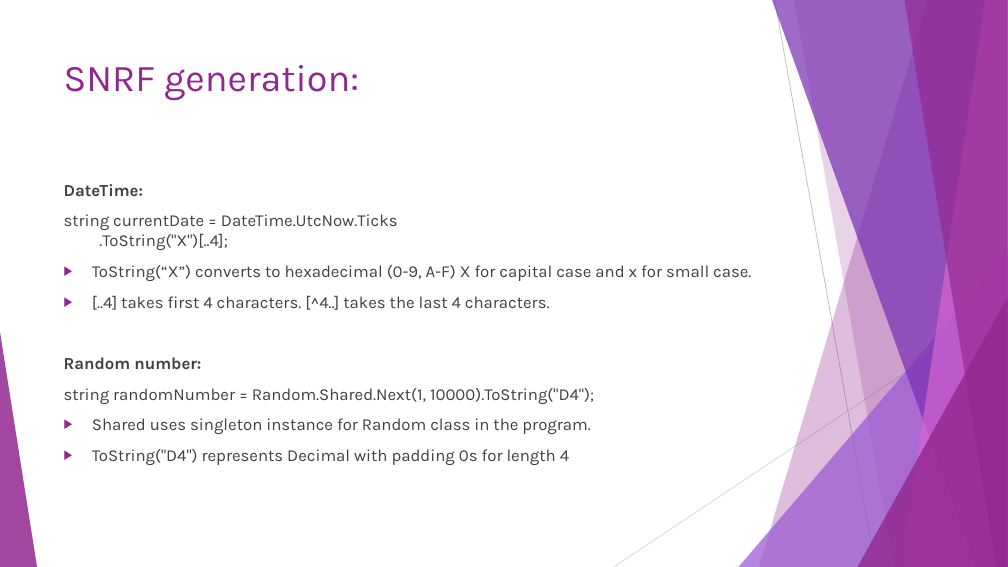
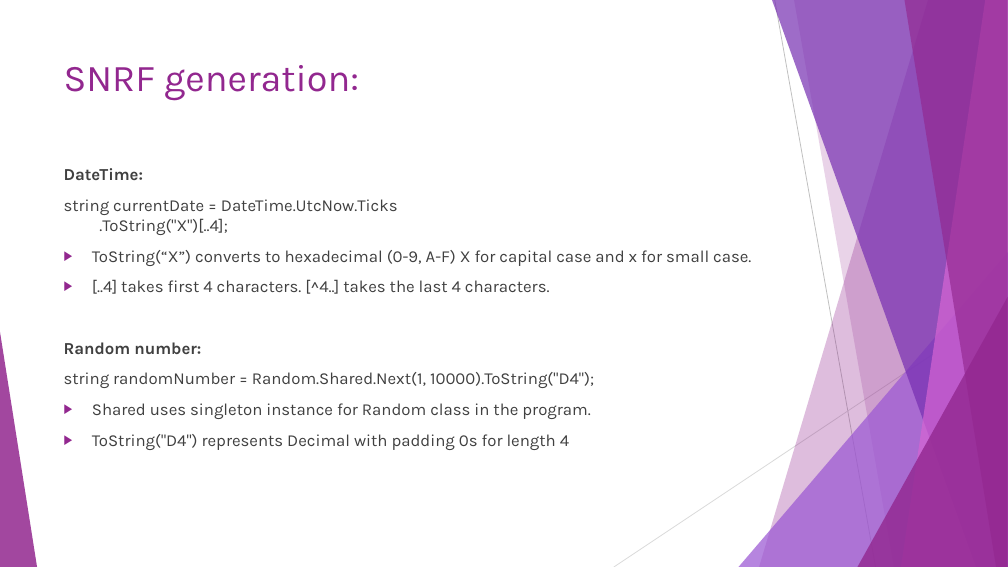
Before and after one commit to Sakthi-kc/Hands-on-.NET-projects, a slide deck: slide 14 of notes/get partner details logics implemented.pptx. Drawn at 1008x567 pixels with LibreOffice and Linux fonts; fonts in the diff are those of the drawing. Boxes give left, top, right and bottom in pixels: in the first picture for what was removed or moved away, otherwise in the second. Text is boxed around its words. In the diff, an @@ line names an element or a change of style, - is before the commit and + after.

```diff
--- a/notes/get partner details logics implemented.pptx
+++ b/notes/get partner details logics implemented.pptx
@@ text "DateTime:": place and size @@
-text "DateTime:" at <box>64,184,751,465</box>
+text "DateTime:" at <box>64,168,751,450</box>
```
Also in this commit, not shown: 4 other slides changed, 2 other files.
